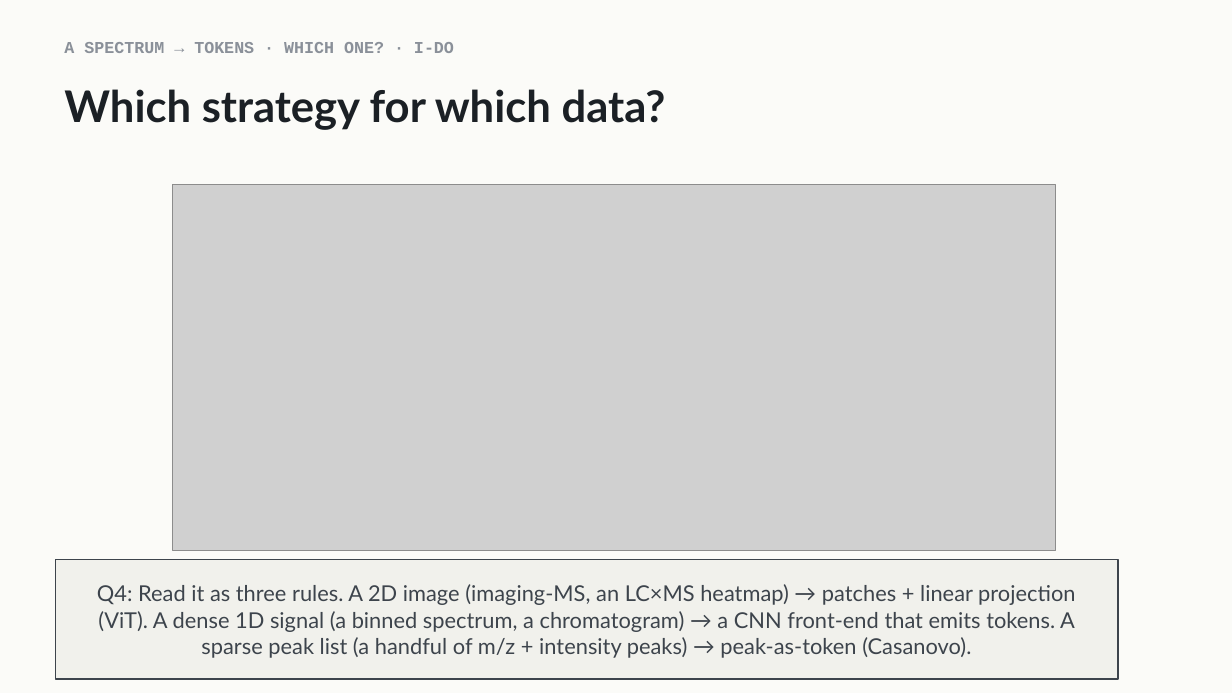
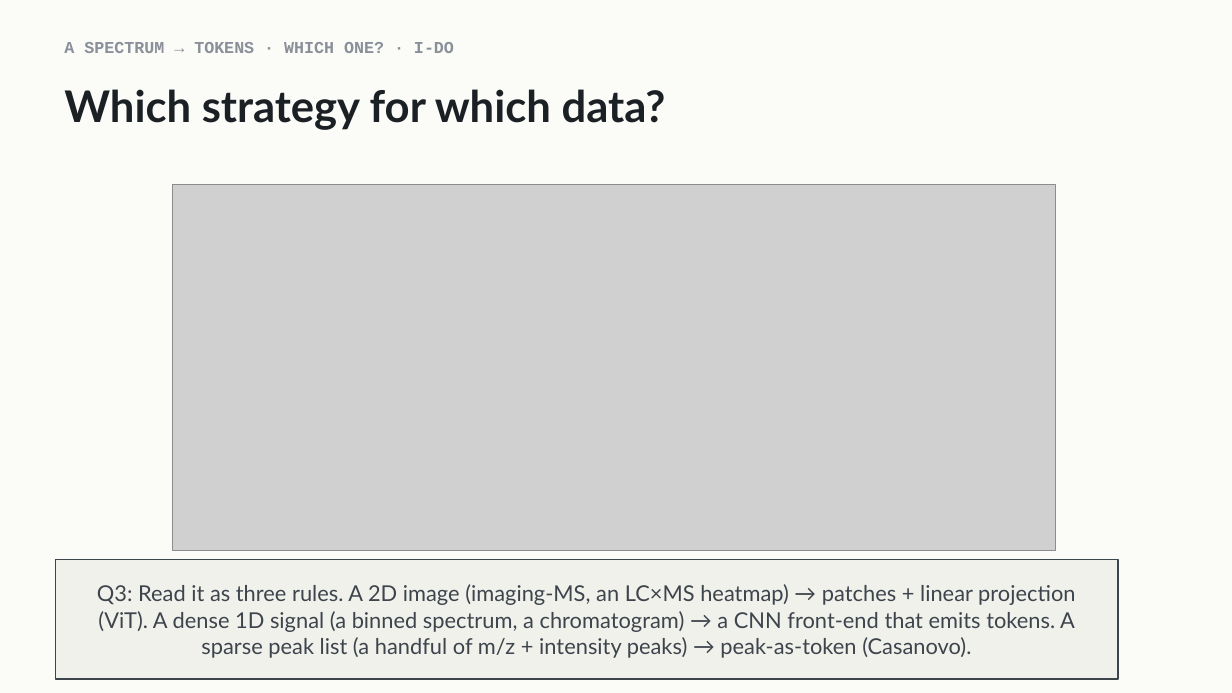
Before and after one commit to indigobio/msacl_dl_course, a slide deck: slide 16 of slides/pptx/lecture08_transformer.pptx. Drawn at 1232x693 pixels with LibreOffice and Linux fonts; fonts in the diff are those of the drawing; grey boxes stand for pictures. Boxes give left, top, right and bottom in pixels: in the first picture for what was removed or moved away, otherwise in the second. Text is boxed around its words. In the diff, an @@ line names an element or a change of style, - is before the commit and + after.

```diff
--- a/slides/pptx/lecture08_transformer.pptx
+++ b/slides/pptx/lecture08_transformer.pptx
@@ text in rectangle at [97, 584, 1075, 658]: text changed @@
-Q4: Read it as three rules. A 2D image (imaging-MS, an LC×MS heatmap) → patches + linear projection (ViT). A dense 1D signal (a binned spectrum, a chromatogram) → a CNN front-end that emits tokens. A sparse peak list (a handful of m/z + intensity peaks) → peak-as-token (Casanovo).
+Q3: Read it as three rules. A 2D image (imaging-MS, an LC×MS heatmap) → patches + linear projection (ViT). A dense 1D signal (a binned spectrum, a chromatogram) → a CNN front-end that emits tokens. A sparse peak list (a handful of m/z + intensity peaks) → peak-as-token (Casanovo).
```
Also in this commit, not shown: 1 slide added, 5 other files.
